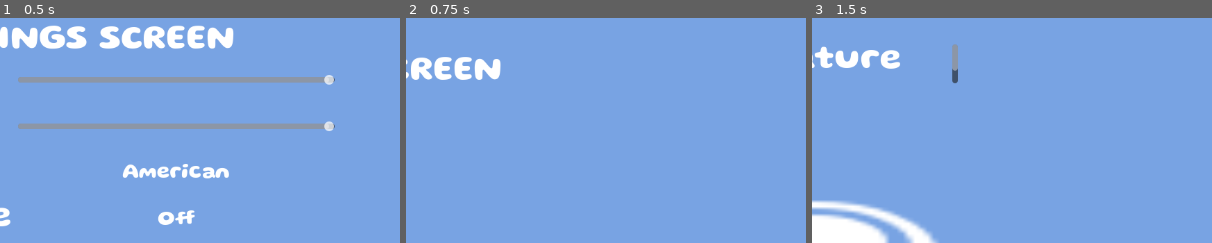
Above: before the commit, frames 1-3 (left to right).
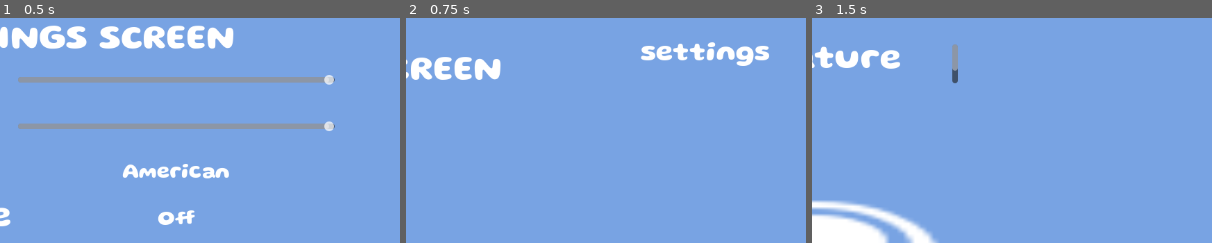
Above: after the commit, the same moments.

Repository: sophieTheProgrammer/microjam-island-61
Game: Godot game, scene res://scenes/settings.tscn
Same seed, same stepped clock (60 frames per second), same inputs: the game is played once before the commit and once after it. This scene is started directly instead of the project's main scene. Sound files missing from this copy of the repository are replaced by a short silence.
Inputs:
- Up to frame 1 (0.5 s): no input
- Up to frame 2 (0.75 s): click "Back" at 0.5 s
- Up to frame 3 (1.5 s): click "tutorial" at 1.25 s
The pictures show only the part of the screen within x 50-100%, y 0-50%; the shares and areas given below are measured in that part.

Frame 1 is identical in both runs. In frame 2, 1.5% of the frame differs, in the area x 58-91%, y 10-22%; in frame 3, nothing differs.

Commit message:
settings!

Diff:
--- a/scenes/start.tscn
+++ b/scenes/start.tscn
@@ -28,7 +28,6 @@
 text = "quickstart"
 
 [node name="StartScreenSettingsButton" type="Button" parent="CanvasLayer" unique_id=993410638]
-visible = false
 offset_left = 876.0
 offset_top = 7.0
 offset_right = 1140.0
--- a/scripts/audio_player.gd
+++ b/scripts/audio_player.gd
@@ -1,7 +1,7 @@
 extends Node2D
 
-@export var Music_Volume_Modifier := 1.0
-@export var SFX_Volume_Modifier := 1.0
+@export var Music_Volume_Modifier := 10.0
+@export var SFX_Volume_Modifier := 10.0
 const CLICK_002 = preload("res://stock/interface-sounds/click_002.ogg")
 const CLICK_003 = preload("res://stock/interface-sounds/click_003.ogg")
 #add SFX definitions here and then play the sfx in other scripts with the functions
--- a/scripts/global.gd
+++ b/scripts/global.gd
@@ -24,7 +24,7 @@
 	Engine.time_scale = 1
 	await fade_node.fade(1, .15).finished
 	game_is_running = true
-
+	world_container_node = get_tree().current_scene.get_node("world_container")
 	world_container_node.queue_free()
 	if reloadWorld:
 		var world_container = WORLD_CONTAINER.instantiate()
--- a/scripts/settings.gd
+++ b/scripts/settings.gd
@@ -7,8 +7,8 @@
 
 # Called when the node enters the scene tree for the first time.
 func _ready() -> void:
-	music_slider.value = (AudioPlayer.Music_Volume_Modifier + 1) * 50
-	sfx_slider.value = (AudioPlayer.SFX_Volume_Modifier + 1) * 50
+	music_slider.value = (AudioPlayer.Music_Volume_Modifier + 10) * 5
+	sfx_slider.value = (AudioPlayer.SFX_Volume_Modifier + 10) * 5
 
 
 # Called every frame. 'delta' is the elapsed time since the previous frame.
@@ -17,9 +17,9 @@
 
 func _slider_value_changed(value: float, source: Range) -> void:
 	if source == music_slider:
-		AudioPlayer.Music_Volume_Modifier = value/50 - 1
+		AudioPlayer.Music_Volume_Modifier = value/5 - 10
 	elif source == sfx_slider:
-		AudioPlayer.SFX_Volume_Modifier = value/50 - 1
+		AudioPlayer.SFX_Volume_Modifier = value/5 - 10
 	print(AudioPlayer.Music_Volume_Modifier)
 	print(AudioPlayer.SFX_Volume_Modifier)
 
